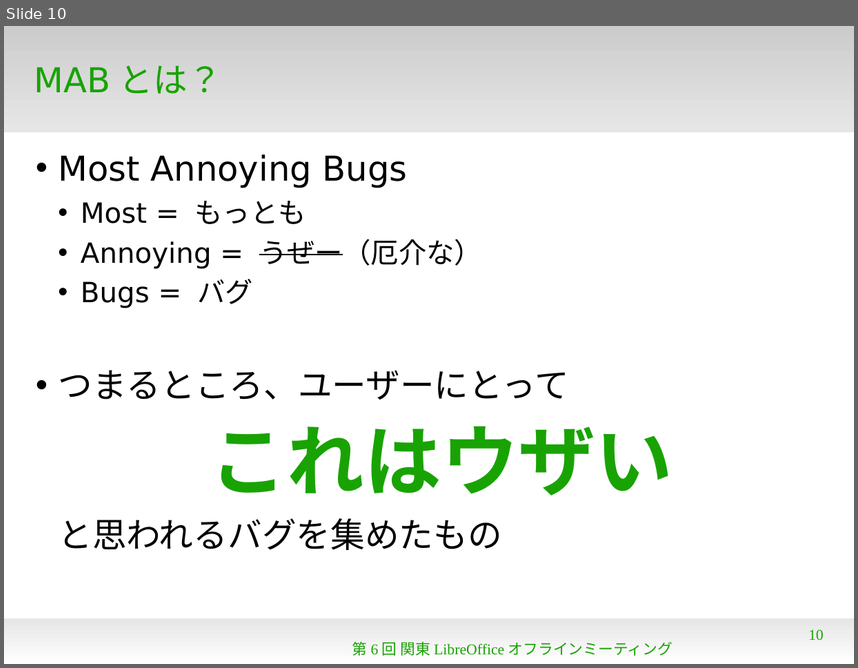
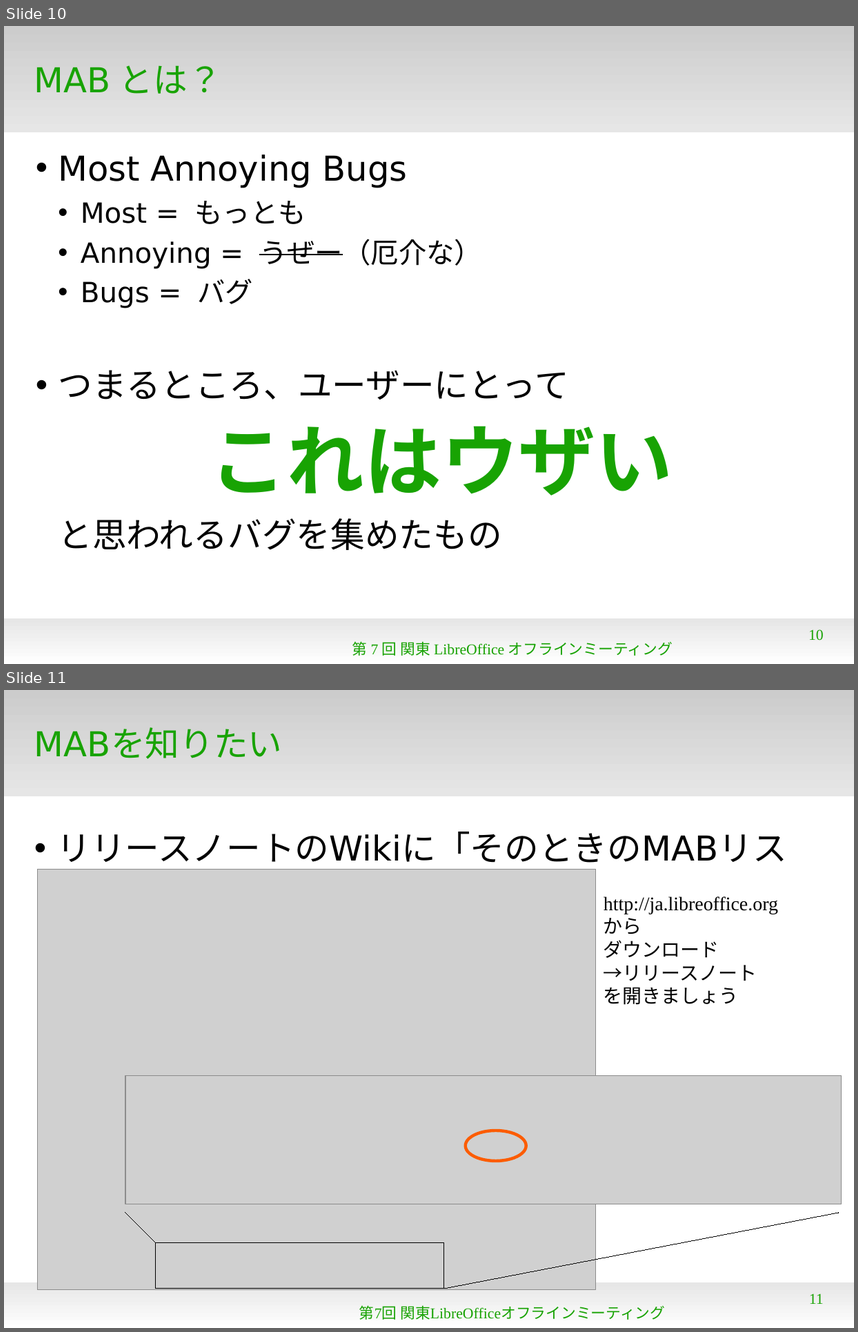
Before and after one commit to naruoga/KantoLibreOffice, a slide deck: Aug2013/MAB.odp. Shown one above the other, each under a label of ours: slide 10 before the commit, slides 10 and 11 after it. The pictures are 858x668 and 858x1332 pixels, drawn with LibreOffice and Linux fonts; fonts in the diff are those of the drawing; grey boxes stand for pictures; background and template pictures are left out. Boxes give left, top, right and bottom in pixels: in the first picture for what was removed or moved away, otherwise in the second. Text is boxed around its words. In the diff, an @@ line names an element or a change of style, - is before the commit and + after.

```diff
--- a/Aug2013/MAB.odp
+++ b/Aug2013/MAB.odp
@@ slide 11 added at [4,690,854,1328], background #FFFFFF; not listed: 2 template elements that a slide beside it also shows @@
@@ title added at [34,729,282,759], 32 pt, text #18A303 @@
+MABを知りたい
@@ text added at [57,831,787,869], 32 pt, text #000000 @@
+• リリースノートのWikiに「そのときのMABリスト」が
@@ picture added at [37,869,597,1290] @@
@@ text added at [604,896,778,1005], 18 pt, text #000000 @@
+http://ja.libreoffice.org
+から
+ダウンロード
+→リリースノート
+を開きましょう
@@ group added at [125,1076,841,1289]: 2 lines, 1 picture, 1 rectangle, 1 ellipse @@
@@ text added at [359,1305,665,1319], 14 pt, text #18A303 @@
+第7回 関東LibreOfficeオフラインミーティング
@@ page number added at [809,1293,824,1303], 14 pt, text #18A303 @@
+11
@@ slide 10 changed as well @@
@@ text at [352,641,430,655]: text changed @@
-第6回 関東LibreOfficeオフラインミーティング
+第7回 関東LibreOfficeオフラインミーティング
```
Also in this commit, not shown: 15 other slides changed, 6 other slides added, 2 other files.
